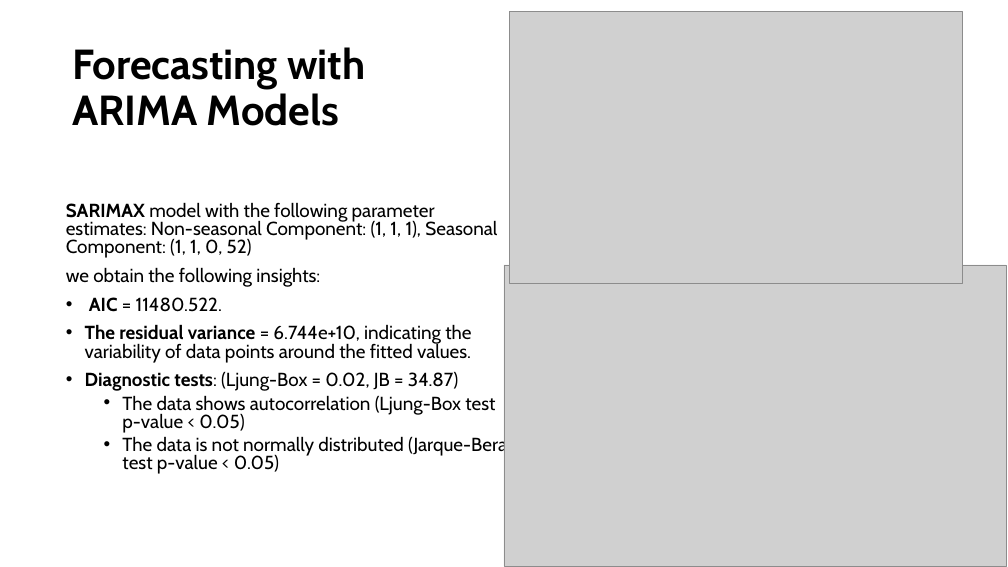
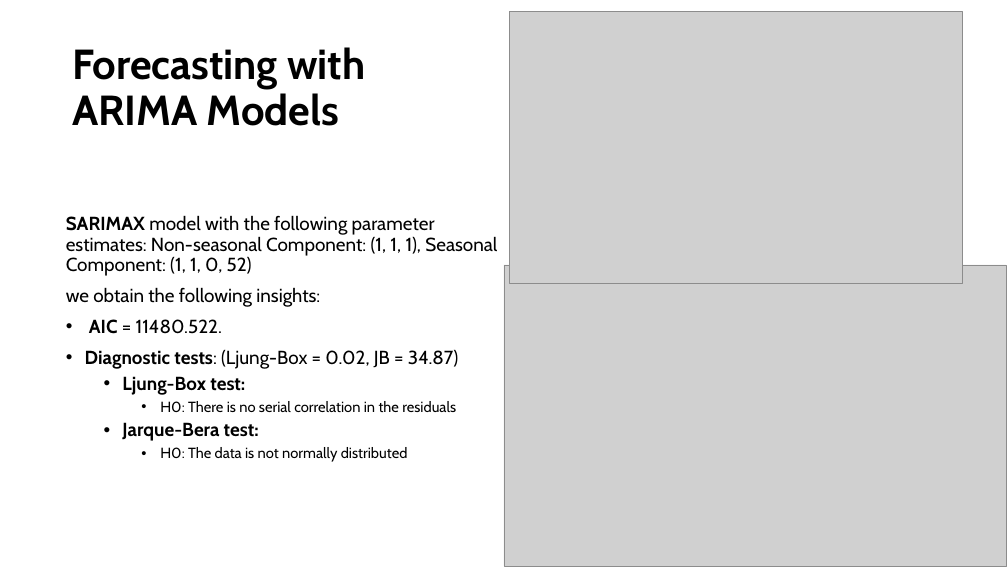
Before and after one commit to raminsdp/Energy_Production_data_repo, a slide deck: slide 5 of ARIMA.odp. Drawn at 1008x567 pixels with LibreOffice and Linux fonts; fonts in the diff are those of the drawing; grey boxes stand for pictures; background and template pictures are left out. Boxes give left, top, right and bottom in pixels: in the first picture for what was removed or moved away, otherwise in the second. Text is boxed around its words. In the diff, an @@ line names an element or a change of style, - is before the commit and + after.

```diff
--- a/ARIMA.odp
+++ b/ARIMA.odp
@@ text at <box>66,215,497,369</box>: line spacing 0.8 to 0.9 @@
@@ text at <box>85,324,471,363</box>: paragraph removed @@
-• The residual variance = 6.744e+10, indicating the variability of data points around the fitted values.
@@ text at <box>122,376,456,462</box>: text changed; size 18 to 14 pt @@
-  • The data shows autocorrelation (Ljung-Box test p-value < 0.05)
-  • The data is not normally distributed (Jarque-Bera test p-value < 0.05)
+  • Ljung-Box test:
+    • H0: There is no serial correlation in the residuals
+  • Jarque-Bera test:
+    • H0: The data is not normally distributed
```
Also in this commit, not shown: 4 other slides changed, 1 other file.
